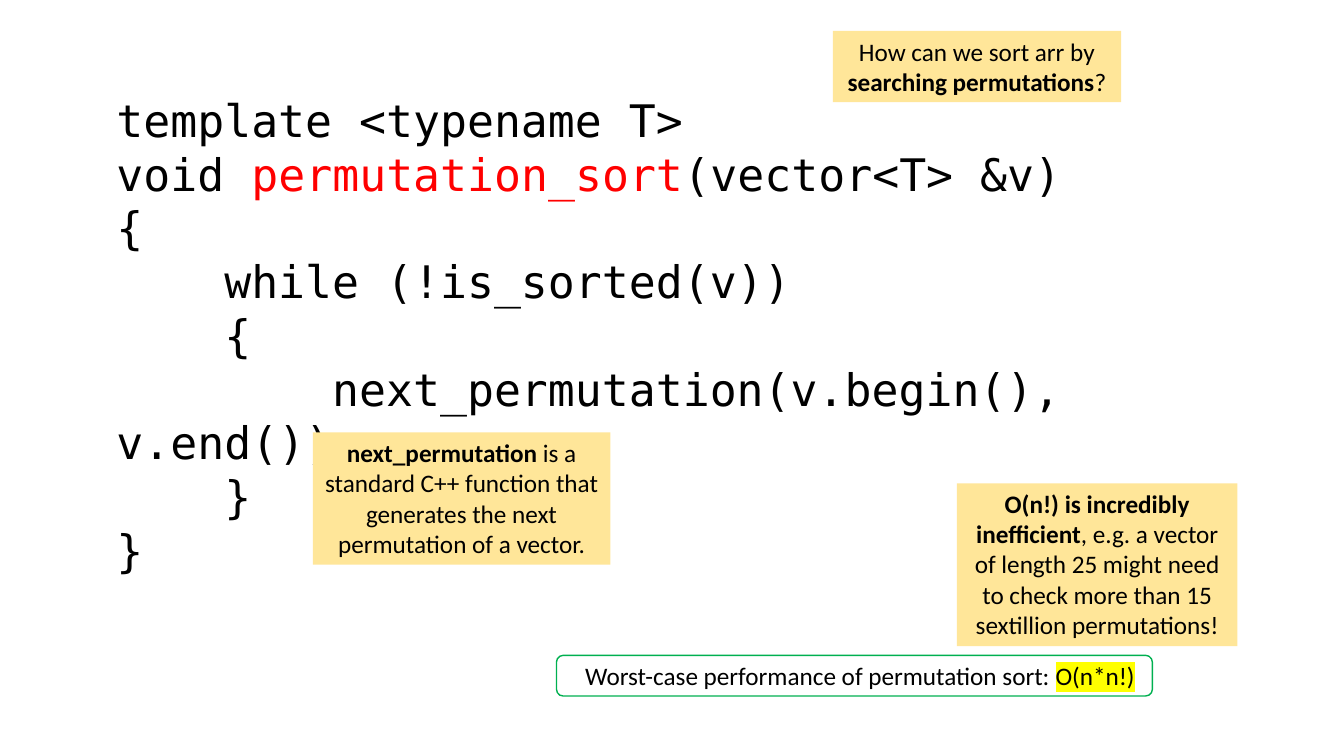
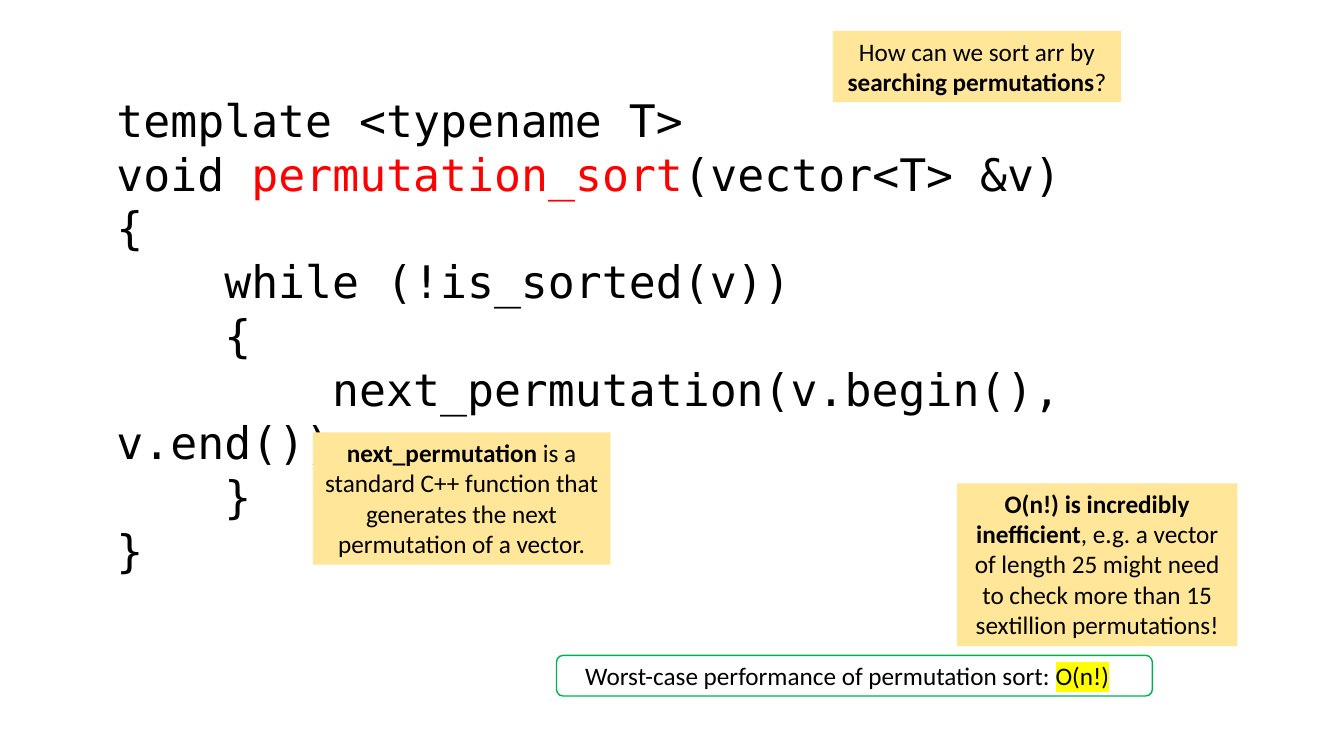
Before and after one commit to tjd1234/cmpt225summer2023, a slide deck: slide 20 of lecture_notes/week9/week9_sorting.pptx. Drawn at 1344x756 pixels with LibreOffice and Linux fonts; fonts in the diff are those of the drawing. Boxes give left, top, right and bottom in pixels: in the first picture for what was removed or moved away, otherwise in the second. Text is boxed around its words. In the diff, an @@ line names an element or a change of style, - is before the commit and + after.

```diff
--- a/lecture_notes/week9/week9_sorting.pptx
+++ b/lecture_notes/week9/week9_sorting.pptx
@@ text at box(585, 666, 1109, 689): text changed @@
-Worst-case performance of permutation sort: O(n*n!)
+Worst-case performance of permutation sort: O(n!)
```
Also in this commit, not shown: 34 other slides changed, 1 slide removed, 3 other files.
